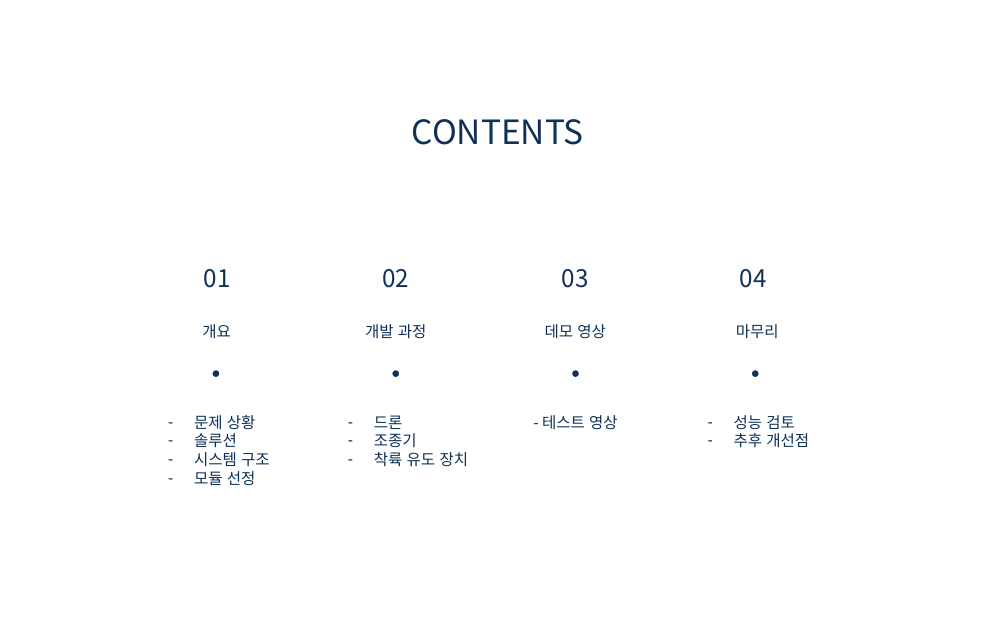
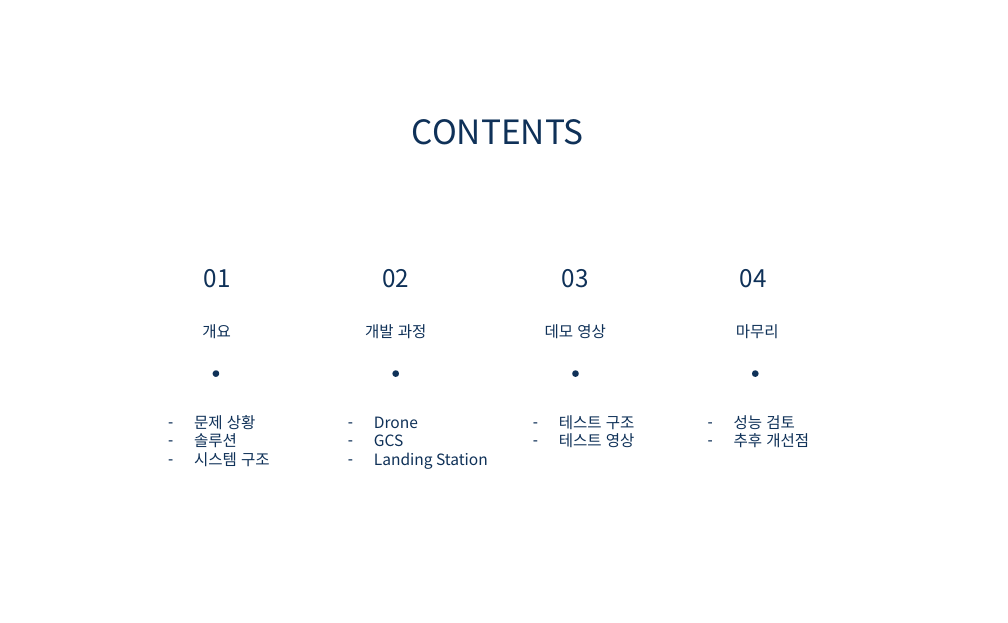
Before and after one commit to kimkyowon/Capstone_Design, a slide deck: slide 3 of 1.PrecisionLandingModule/1.ReasearchNote/FinalReport/캡스톤디자인 최종 발표 ICT융합학부 2018045323 김교원.pptx. Drawn at 1008x623 pixels with LibreOffice and Linux fonts; fonts in the diff are those of the drawing; background and template pictures are left out. Boxes give left, top, right and bottom in pixels: in the first picture for what was removed or moved away, otherwise in the second. Text is boxed around its words. In the diff, an @@ line names an element or a change of style, - is before the commit and + after.

```diff
--- a/1.PrecisionLandingModule/1.ReasearchNote/FinalReport/캡스톤디자인 최종 발표 ICT융합학부 2018045323 김교원.pptx
+++ b/1.PrecisionLandingModule/1.ReasearchNote/FinalReport/캡스톤디자인 최종 발표 ICT융합학부 2018045323 김교원.pptx
@@ text at (x1=374, y1=416, x2=488, y2=469): text changed @@
-– 드론
-– 조종기
-– 착륙 유도 장치
+– Drone
+– GCS
+– Landing Station
@@ text at (x1=559, y1=415, x2=635, y2=447): text changed @@
-- 테스트 영상
+– 테스트 구조
+– 테스트 영상
@@ text at (x1=194, y1=471, x2=256, y2=486): paragraph removed @@
-– 모듈 선정
```
Also in this commit, not shown: 1 other slide changed, 12 slides added, 5 slides removed, 3 other files.
